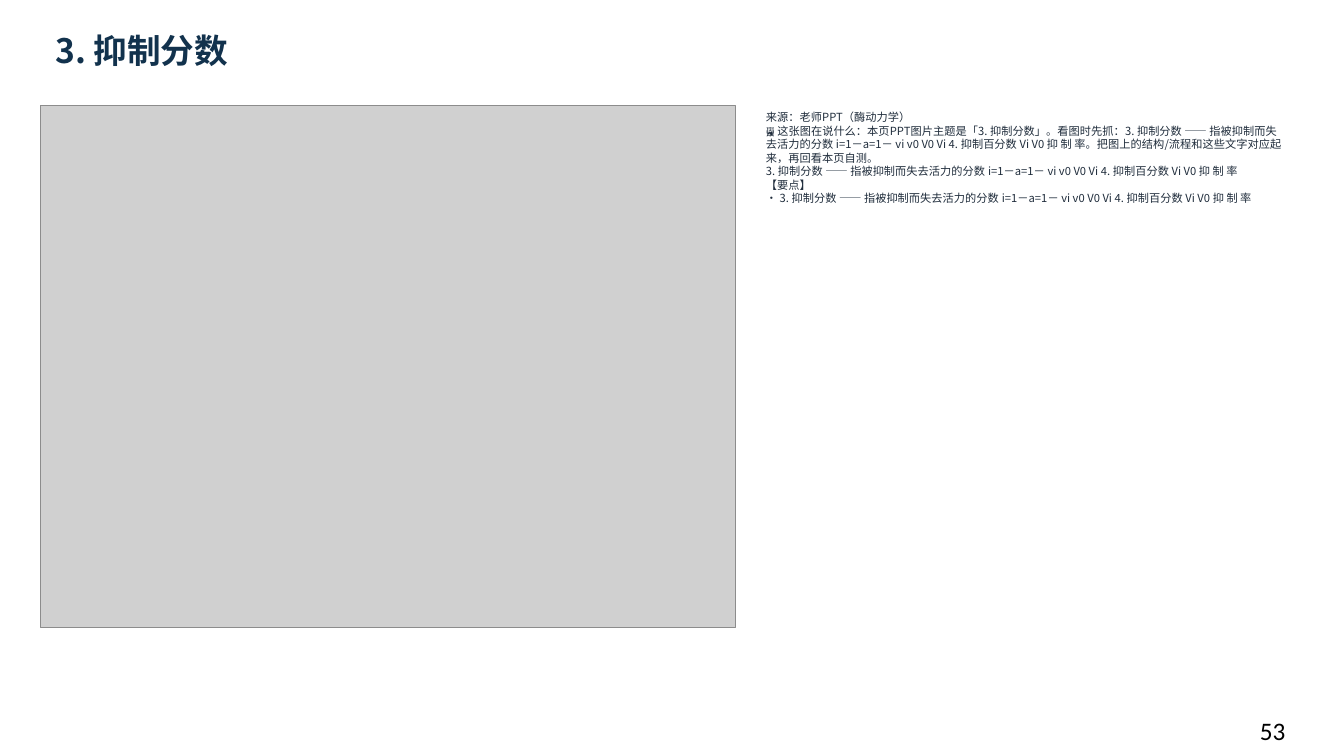
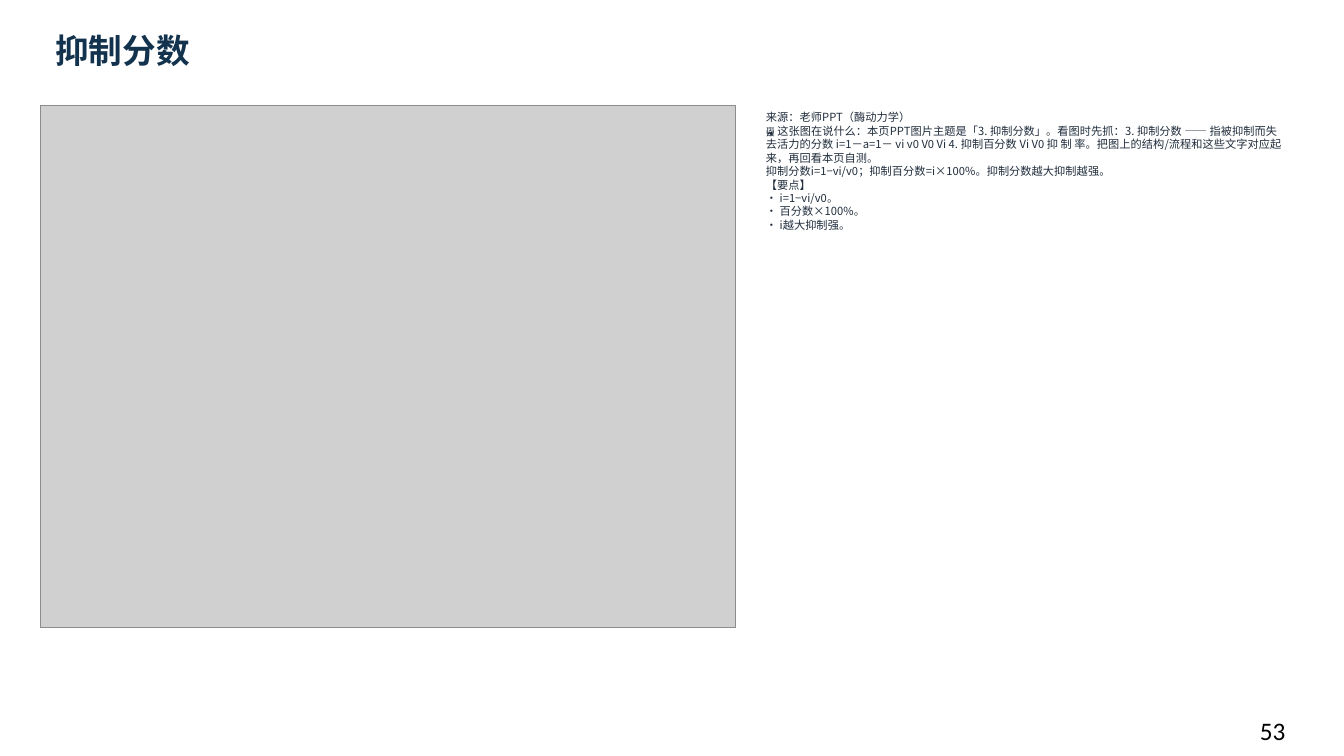
Before and after one commit to newkan-li/Biochemistry, a slide deck: slide 53 of downloads/bc07-ai-style.pptx. Drawn at 1344x756 pixels with LibreOffice and Linux fonts; fonts in the diff are those of the drawing; grey boxes stand for pictures. Boxes give left, top, right and bottom in pixels: in the first picture for what was removed or moved away, otherwise in the second. Text is boxed around its words. In the diff, an @@ line names an element or a change of style, - is before the commit and + after.

```diff
--- a/downloads/bc07-ai-style.pptx
+++ b/downloads/bc07-ai-style.pptx
@@ text at <box>55,34,189,66</box>: text changed @@
-3. 抑制分数
+抑制分数
@@ text at <box>766,111,1281,230</box>: text changed @@
-来源：老师PPT（酶动力学）
-🖼 这张图在说什么：本页PPT图片主题是「3. 抑制分数」。看图时先抓：3. 抑制分数 —— 指被抑制而失去活力的分数 i=1－a=1－ vi v0 V0 Vi 4. 抑制百分数 Vi V0 抑 制 率。把图上的结构/流程和这些文字对应起来，再回看本页自测。
-3. 抑制分数 —— 指被抑制而失去活力的分数 i=1－a=1－ vi v0 V0 Vi 4. 抑制百分数 Vi V0 抑 制 率
-【要点】
-• 3. 抑制分数 —— 指被抑制而失去活力的分数 i=1－a=1－ vi v0 V0 Vi 4. 抑制百分数 Vi V0 抑 制 率
+来源：老师PPT（酶动力学）
+🖼 这张图在说什么：本页PPT图片主题是「3. 抑制分数」。看图时先抓：3. 抑制分数 —— 指被抑制而失去活力的分数 i=1－a=1－ vi v0 V0 Vi 4. 抑制百分数 Vi V0 抑 制 率。把图上的结构/流程和这些文字对应起来，再回看本页自测。
+抑制分数i=1−vi/v0；抑制百分数=i×100%。抑制分数越大抑制越强。
+【要点】
+• i=1−vi/v0。
+• 百分数×100%。
+• i越大抑制强。
```
Also in this commit, not shown: 44 other slides changed, 5 other files.
